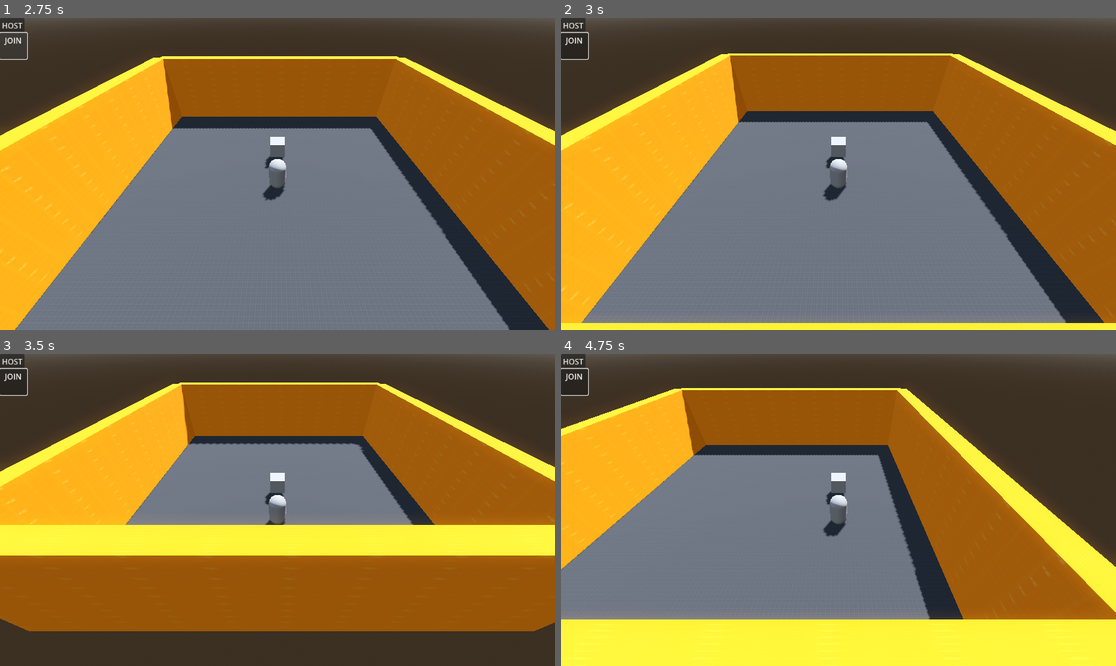
Above: before the commit, frames 1-4 (two rows, left to right).
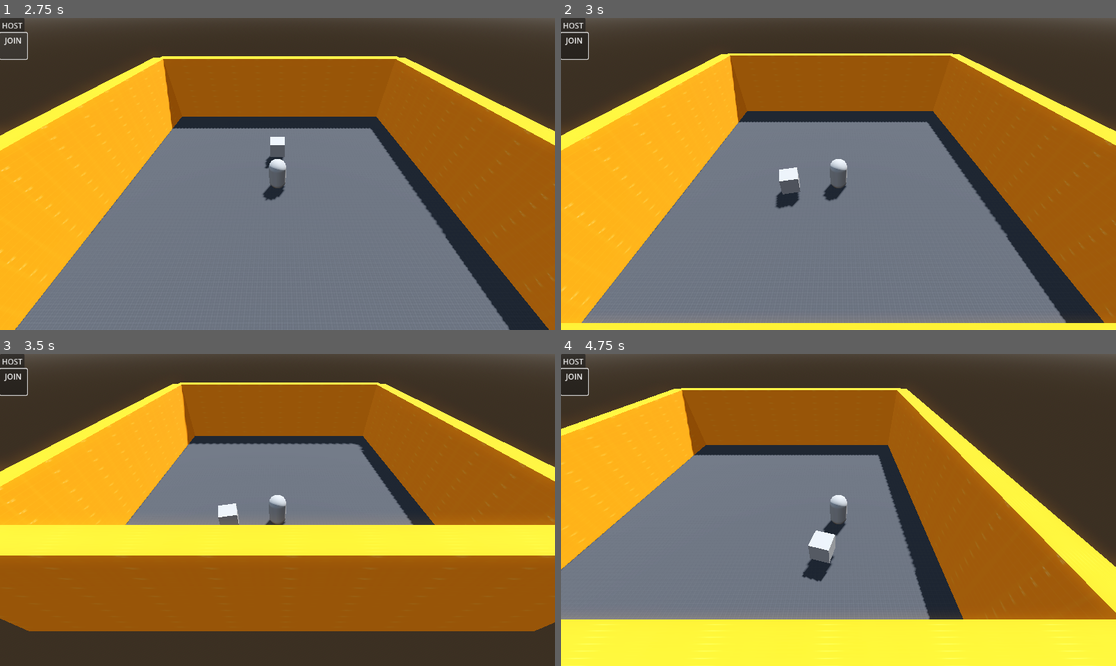
Above: after the commit, the same moments.

Repository: IIcyTundra/Untitiled_GGJ2024
Game: Godot game, scene res://Scenes/test_map.tscn
Same seed, same stepped clock (60 frames per second), same inputs: the game is played once before the commit and once after it.
Inputs (mouse positions are in pixels of both pictures, inside the frame that each line leads up to):
- Up to frame 1 (2.75 s): tap Enter (ui_accept) at 0.5, 0.77 s; move the mouse to (399, 158) at 0.52 s; hold D (right) 0.53-1.25 s; click (399, 158) at 0.67 s; click "HOST" at 1.25 s; click "JOIN" at 2 s
- Up to frame 2 (3 s): move the mouse to (727, 189) at 2.77 s; hold S (down) from 2.78 s (still down); click (727, 189) at 2.92 s
- Up to frame 3 (3.5 s): keep holding S (down)
- Up to frame 4 (4.75 s): move the mouse to (894, 441) at 3.52 s; release S (down) at 3.53 s; hold D (right) 3.53-4.28 s; click (894, 441) at 3.67 s; move the mouse to (810, 572) at 4.27 s; hold W (up) from 4.28 s (still down); click (810, 572) at 4.42 s

Frame 1 is identical in both runs. In frame 2, 0.7% of the frame differs, in the area x 38-52%, y 38-62%; in frame 3, 0.4%; in frame 4, 0.9%, in the area x 43-52%, y 38-73%.

Commit message:
Updated swing control v1

Diff:
--- a/Scenes/player.tscn
+++ b/Scenes/player.tscn
@@ -17,7 +17,6 @@
 [sub_resource type="BoxMesh" id="BoxMesh_ctnbn"]
 
 [node name="Player" type="CharacterBody3D"]
-transform = Transform3D(1, 0, 0, 0, 1, 0, 0, 0, 1, 0, 0, 0)
 script = ExtResource("1_h5vgk")
 
 [node name="CharacterModel" type="Node3D" parent="."]
--- a/Scripts/Player.gd
+++ b/Scripts/Player.gd
@@ -26,24 +26,27 @@
 
 func _input(event: InputEvent) -> void:
 	if event is InputEventMouseButton:
-		#Input.set_mouse_mode(Input.MOUSE_MODE_CAPTURED)
+		Input.set_mouse_mode(Input.MOUSE_MODE_CONFINED_HIDDEN )
+	elif event.is_action_pressed("ui_cancel"):
+		print("ui_cancel")
+		Input.set_mouse_mode(Input.MOUSE_MODE_VISIBLE)
+
+	if event is InputEventMouseMotion and Input.get_mouse_mode() == Input.MOUSE_MODE_CONFINED_HIDDEN :
 		var mousePos = event.position;
+		print(mousePos)
 		var rayOrigin = camera.project_ray_origin(mousePos)
 		var rayNormal = camera.project_ray_normal(mousePos)
-		print("------")
-		print(position)
-		print(rayOrigin)
-		print(rayNormal)
-		var v = position - rayOrigin
-		print(v.normalized())
-	elif event.is_action_pressed("ui_cancel"):
-		Input.set_mouse_mode(Input.MOUSE_MODE_VISIBLE)
-	if Input.get_mouse_mode() == Input.MOUSE_MODE_CAPTURED:
-		if event is InputEventMouseMotion:
-				node_3d.rotation.x -= event.relative.y * mouse_sens
-				node_3d.rotation.x = clamp(node_3d.rotation.x,deg_to_rad(-40), deg_to_rad(40))
-				node_3d.rotation.y -= event.relative.x * mouse_sens
-				#mesh_instance_3d.translate_object_local(Vector3(event.relative.x, 0, event.relative.y))
+		var p = Plane(0, 1 , 0, position.y)
+		var point = p.intersects_ray(rayOrigin, rayOrigin + rayNormal * 2000)
+		var direction = Vector2(point.z - position.z, point.x - position.x)
+		node_3d.rotate(Vector3.UP, direction.angle() - node_3d.rotation.y - PI)
+	#if Input.get_mouse_mode() == Input.MOUSE_MODE_CAPTURED:
+		#if event is InputEventMouseMotion:
+			#node_3d.rotation.x -= event.relative.y * mouse_sens
+			#node_3d.rotation.x = clamp(node_3d.rotation.x,deg_to_rad(-40), deg_to_rad(40))
+			#node_3d.rotation.y -= event.relative.x * mouse_sens
+			#mesh_instance_3d.translate_object_local(Vector3(event.relative.x, 0, event.relative.y))
+			#print(event.position)
 func _physics_process(delta):
 	if is_multiplayer_authority():
 		# Add the gravity.
